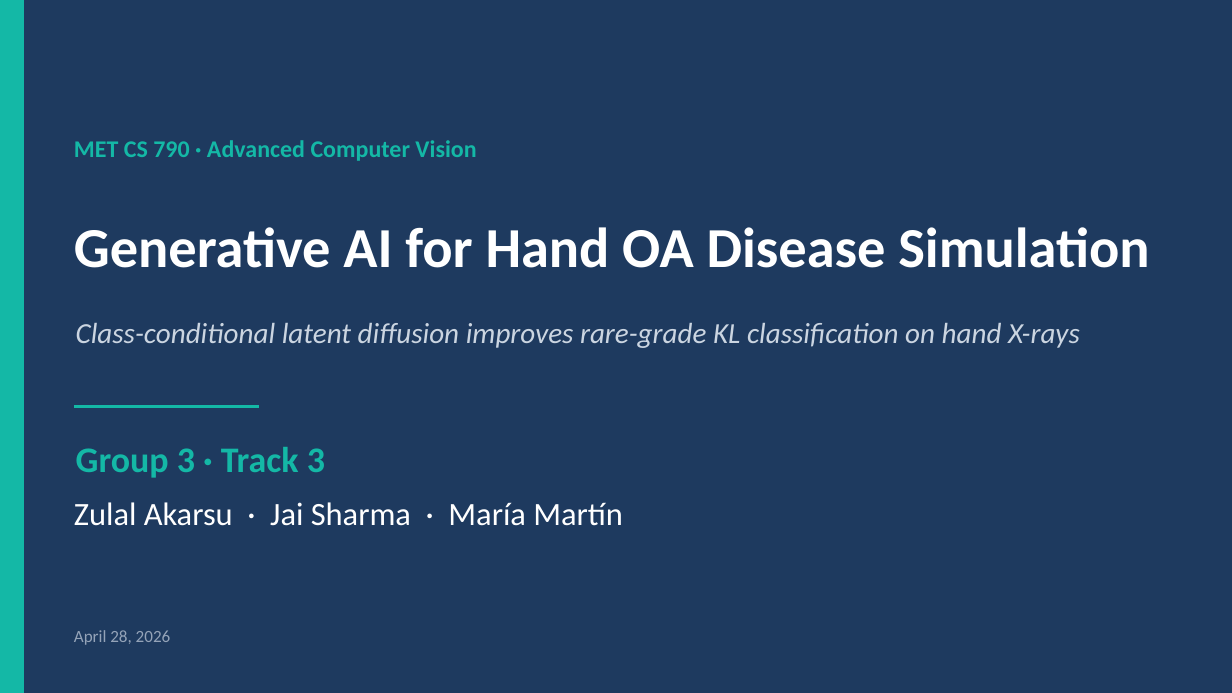
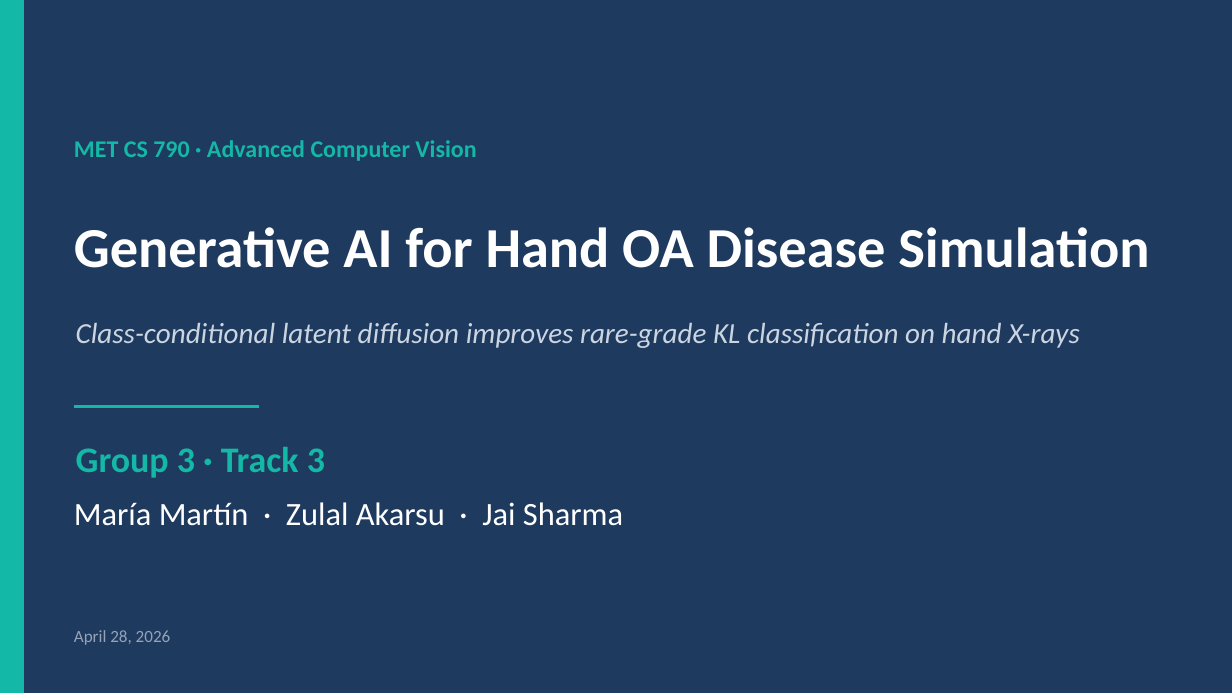
Before and after one commit to MariaMartinT/hand-xray-diffusion-synthesis, a slide deck: slide 1 of docs/CS790_G3_Final_Slides.pptx. Drawn at 1232x693 pixels with LibreOffice and Linux fonts; fonts in the diff are those of the drawing. Boxes give left, top, right and bottom in pixels: in the first picture for what was removed or moved away, otherwise in the second. Text is boxed around its words. In the diff, an @@ line names an element or a change of style, - is before the commit and + after.

```diff
--- a/docs/CS790_G3_Final_Slides.pptx
+++ b/docs/CS790_G3_Final_Slides.pptx
@@ text at <box>74,502,623,526</box>: text changed @@
-Zulal Akarsu · Jai Sharma · María Martín
+María Martín · Zulal Akarsu · Jai Sharma
```
Also in this commit, not shown: 1 other slide changed, 4 other files.
